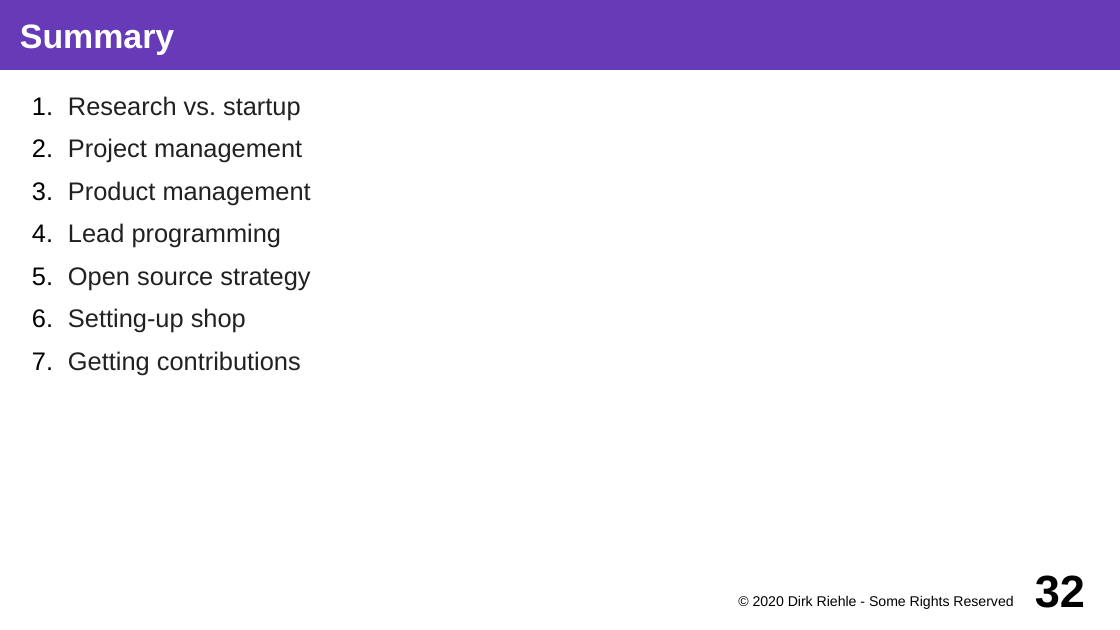
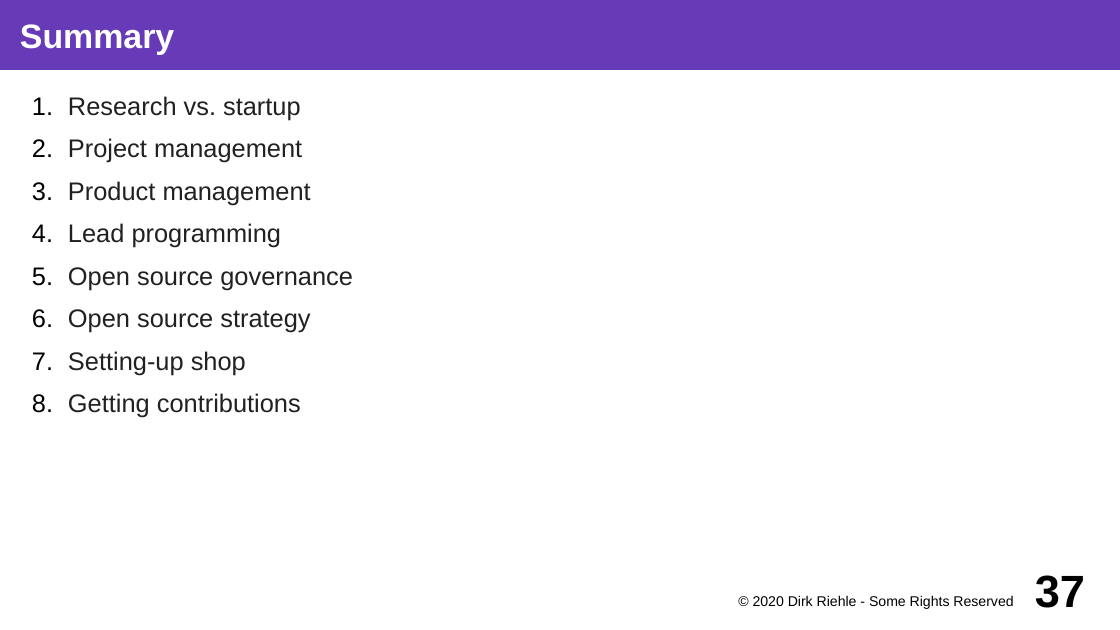
Before and after one commit to dirkriehle/coss-course, a slide deck: slide 37 of Lecture slides/COSS D02 - Research and Startup.odp (slide 32 before the commit). Drawn at 1120x630 pixels with LibreOffice and Linux fonts; fonts in the diff are those of the drawing. Boxes give left, top, right and bottom in pixels: in the first picture for what was removed or moved away, otherwise in the second. Text is boxed around its words. In the diff, an @@ line names an element or a change of style, - is before the commit and + after.

```diff
--- a/Lecture slides/COSS D02 - Research and Startup.odp
+++ b/Lecture slides/COSS D02 - Research and Startup.odp
@@ text at box(68, 267, 353, 290): paragraph added @@
+5. Open source governance
@@ page number at box(1035, 575, 1085, 608): text changed @@
-32
+37
```
Also in this commit, not shown: 4 other slides changed, 5 slides added, 4 other files.
